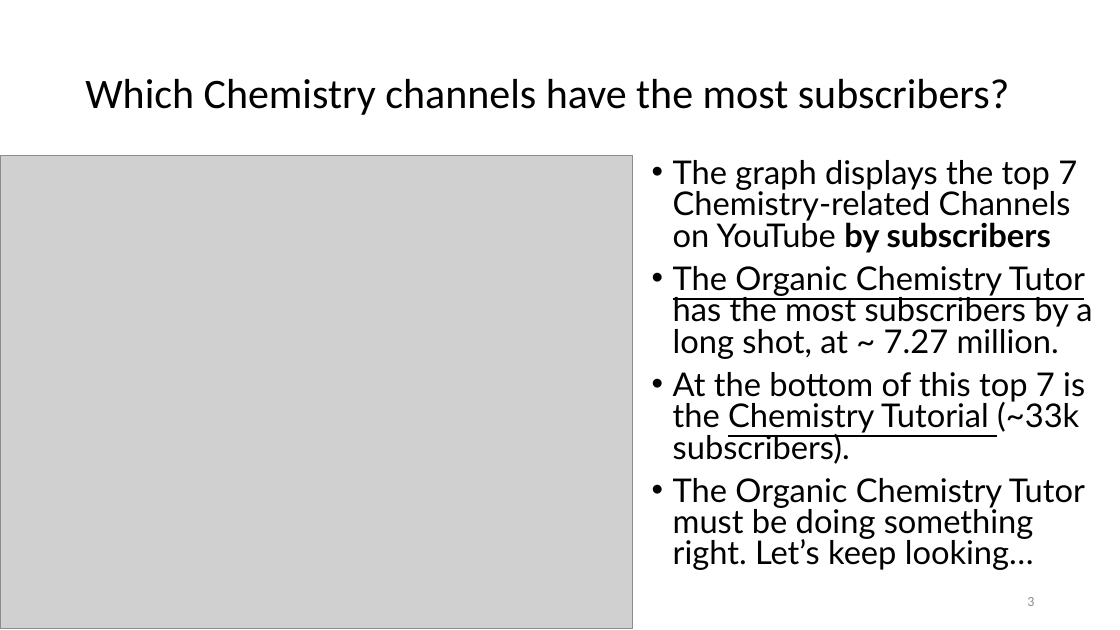
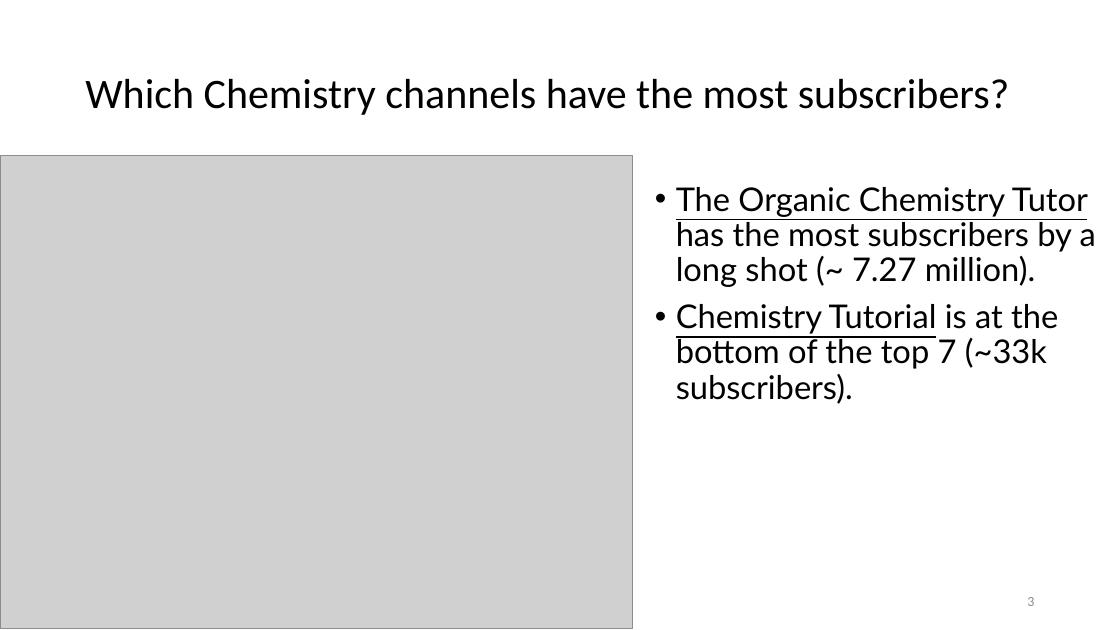
Before and after one commit to andilore/chemistry-youtube-videos, a slide deck: slide 3 of Top Chemistry-Related Youtube Channels.pptx. Drawn at 1120x630 pixels with LibreOffice and Linux fonts; fonts in the diff are those of the drawing; grey boxes stand for pictures. Boxes give left, top, right and bottom in pixels: in the first picture for what was removed or moved away, otherwise in the second. Text is boxed around its words. In the diff, an @@ line names an element or a change of style, - is before the commit and + after.

```diff
--- a/Top Chemistry-Related Youtube Channels.pptx
+++ b/Top Chemistry-Related Youtube Channels.pptx
@@ text at bbox=[676, 187, 1096, 404]: text changed @@
-• The graph displays the top 7 Chemistry-related Channels on YouTube by subscribers
-• The Organic Chemistry Tutor has the most subscribers by a long shot, at ~ 7.27 million.
-• At the bottom of this top 7 is the Chemistry Tutorial (~33k subscribers).
-• The Organic Chemistry Tutor must be doing something right. Let’s keep looking…
+• The Organic Chemistry Tutor has the most subscribers by a long shot (~ 7.27 million).
+• Chemistry Tutorial is at the bottom of the top 7 (~33k subscribers).
```
Also in this commit, not shown: 9 other slides changed.
